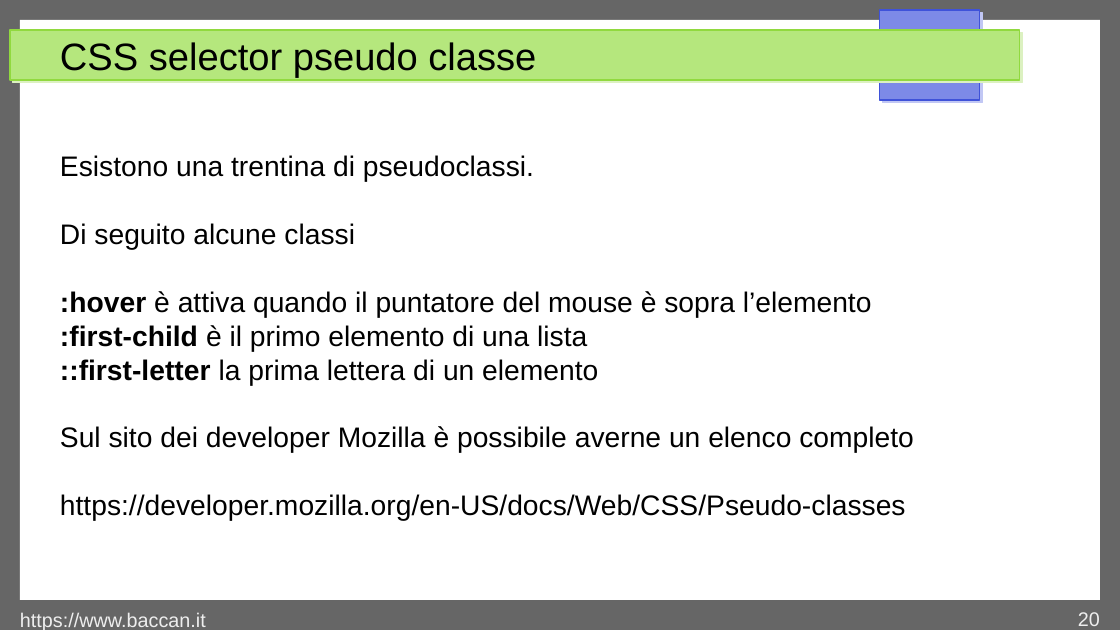
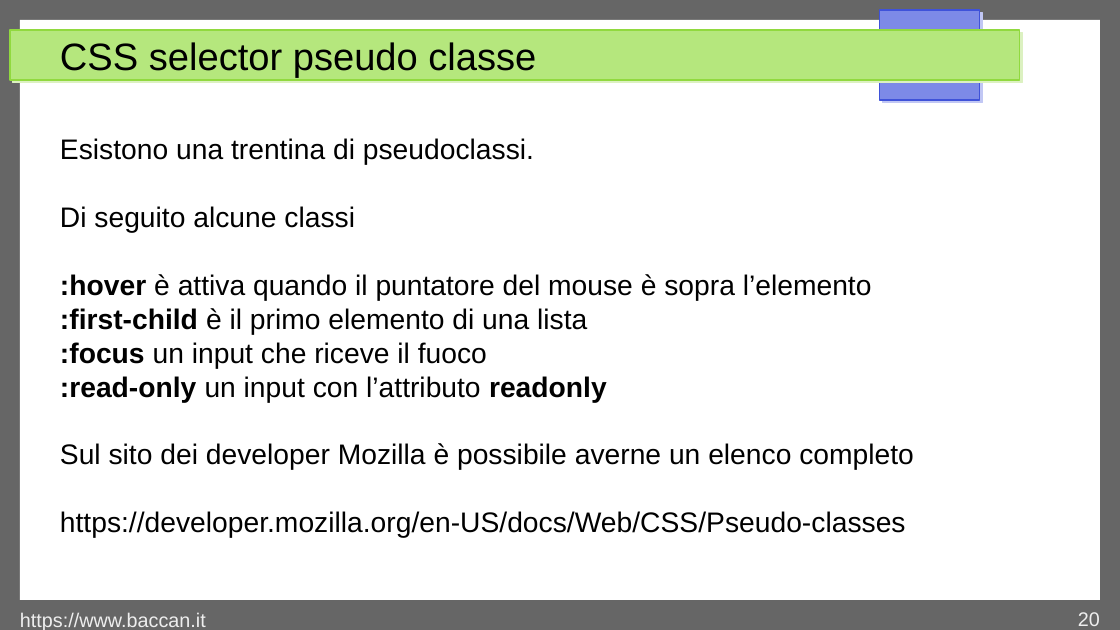
Before and after one commit to matteobaccan/CorsoCSS, a slide deck: slide 20 of Chapter_css.odp. Drawn at 1120x630 pixels with LibreOffice and Linux fonts; fonts in the diff are those of the drawing. Boxes give left, top, right and bottom in pixels: in the first picture for what was removed or moved away, otherwise in the second. Text is boxed around its words. In the diff, an @@ line names an element or a change of style, - is before the commit and + after.

Commit message:
Selector

```diff
--- a/Chapter_css.odp
+++ b/Chapter_css.odp
@@ text at <box>60,342,607,402</box>: text changed @@
-::first-letter la prima lettera di un elemento
+:focus un input che riceve il fuoco
+:read-only un input con l’attributo readonly
```
Also in this commit, not shown: 1 other slide changed, 6 slides added, 1 slide removed, 6 other files.
